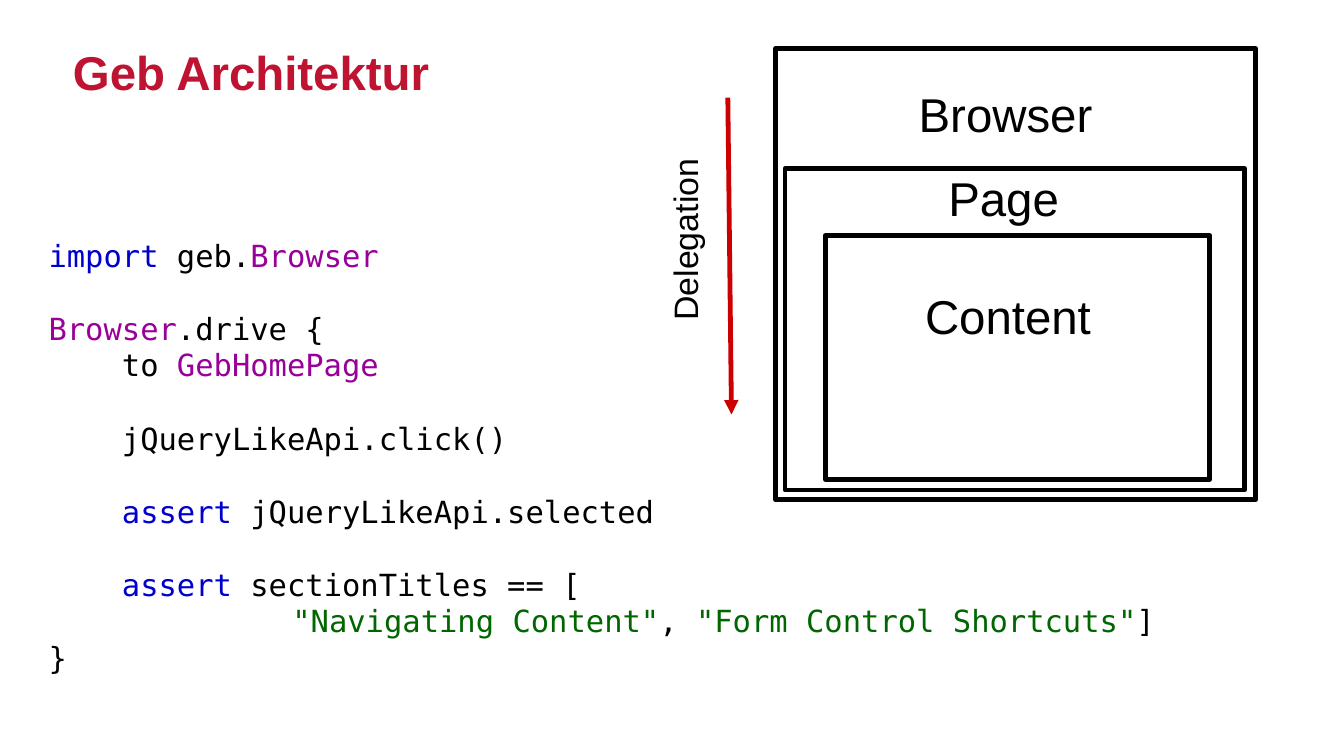
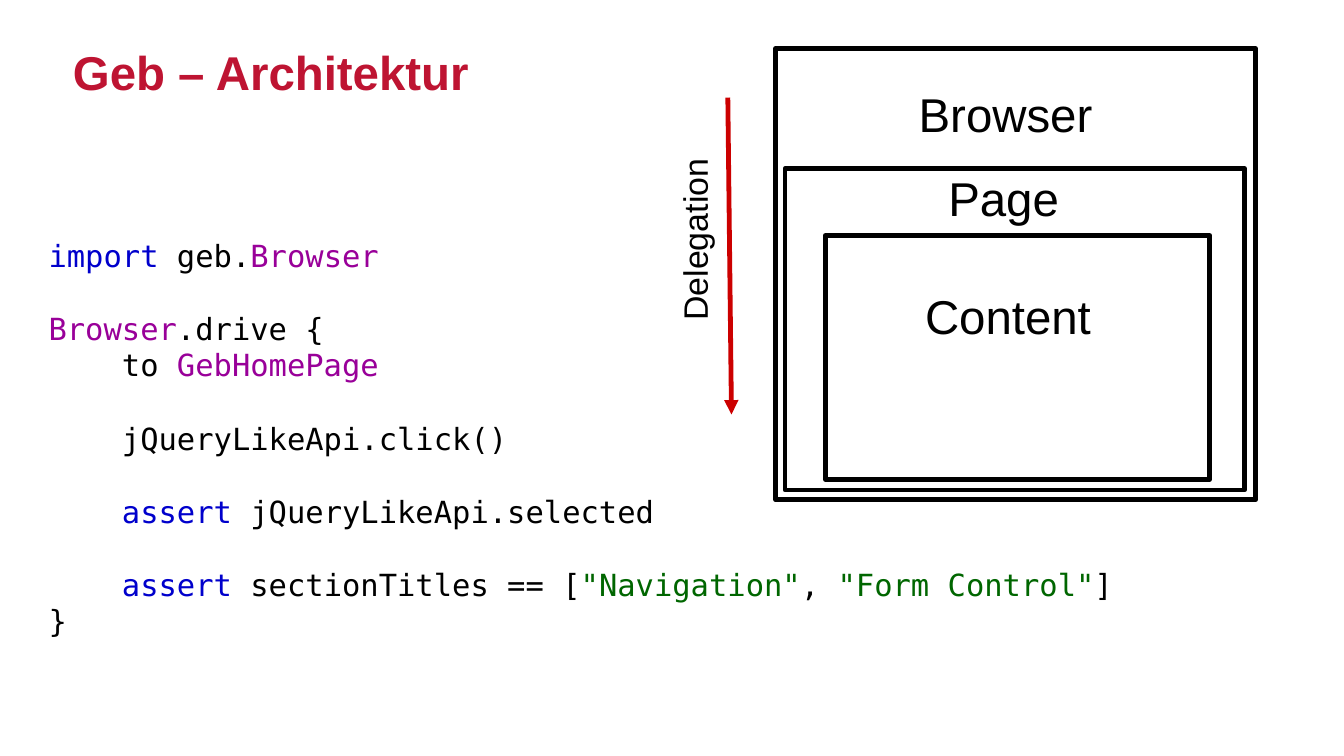
Before and after one commit to sclassen/sessions, a slide deck: slide 21 of javaland2017/ui-tests-with-geb/slides.odp. Drawn at 1344x756 pixels with LibreOffice and Linux fonts; fonts in the diff are those of the drawing; background and template pictures are left out. Boxes give left, top, right and bottom in pixels: in the first picture for what was removed or moved away, otherwise in the second. Text is boxed around its words. In the diff, an @@ line names an element or a change of style, - is before the commit and + after.

Commit message:
more slides for geb talk

```diff
--- a/javaland2017/ui-tests-with-geb/slides.odp
+++ b/javaland2017/ui-tests-with-geb/slides.odp
@@ title at <box>73,55,469,91</box>: text changed @@
-Geb Architektur
+Geb – Architektur
@@ text "Delegation": place and size @@
-text "Delegation" at <box>668,178,706,316</box>
+text "Delegation" at <box>677,178,715,316</box>
@@ text at <box>122,572,1113,602</box>: text changed @@
-assert sectionTitles == [
-"Navigating Content", "Form Control Shortcuts"]
+assert sectionTitles == ["Navigation", "Form Control"]
```
Also in this commit, not shown: 10 other slides changed, 15 slides added.
